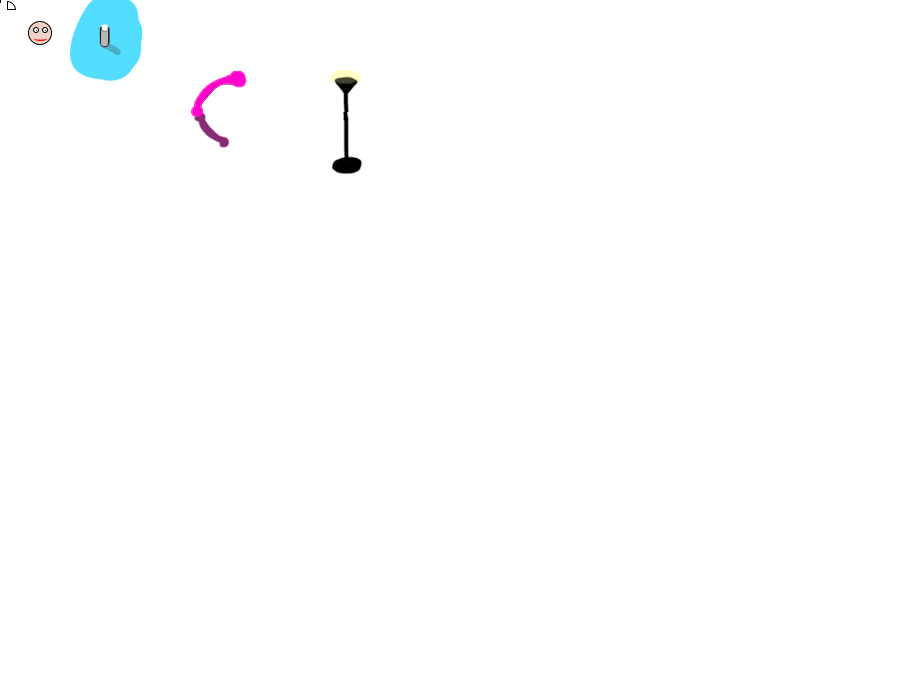
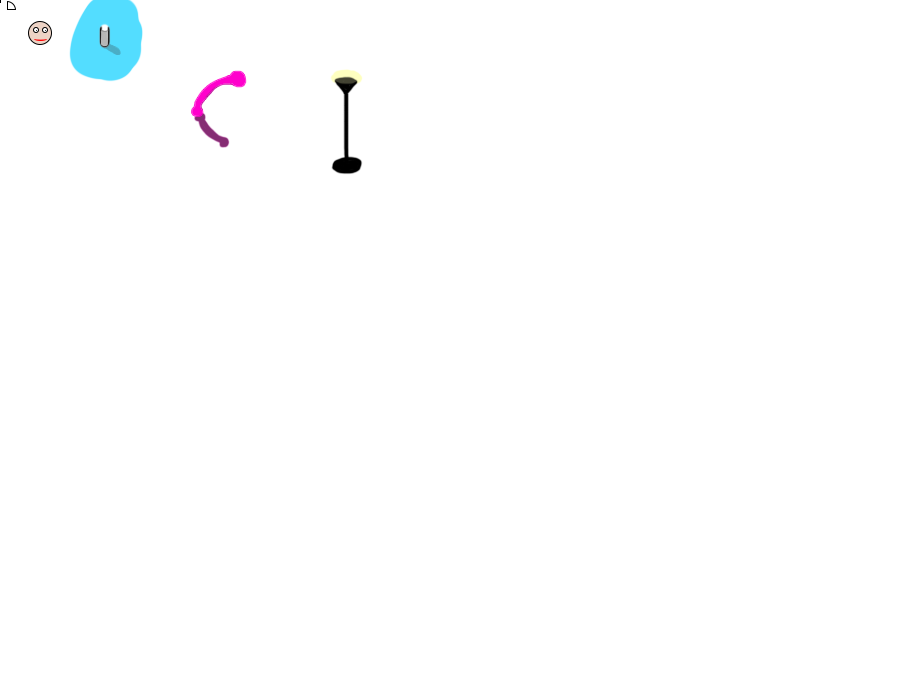
Layer changes from the first 900px x 700px image to the second:
painted on "Layer 12" over [332, 74, 360, 84]
painted on "Layer 10" over [342, 94, 349, 121]
painted on "Layer 11" over [329, 69, 363, 84]
